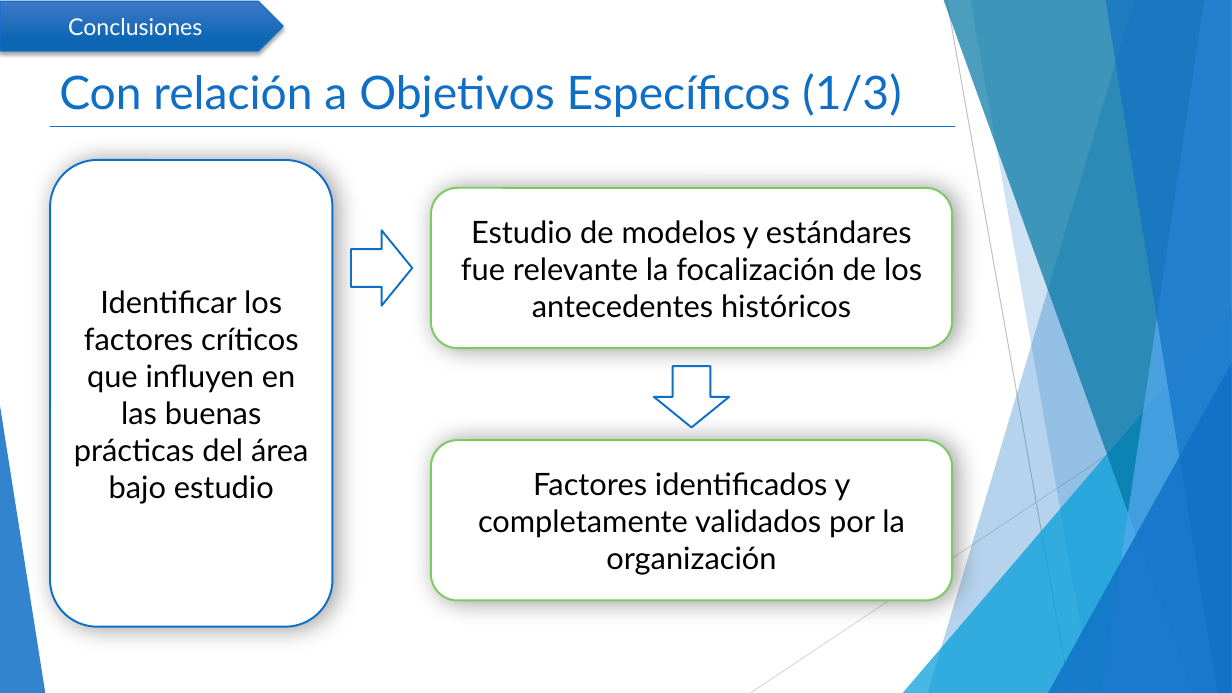
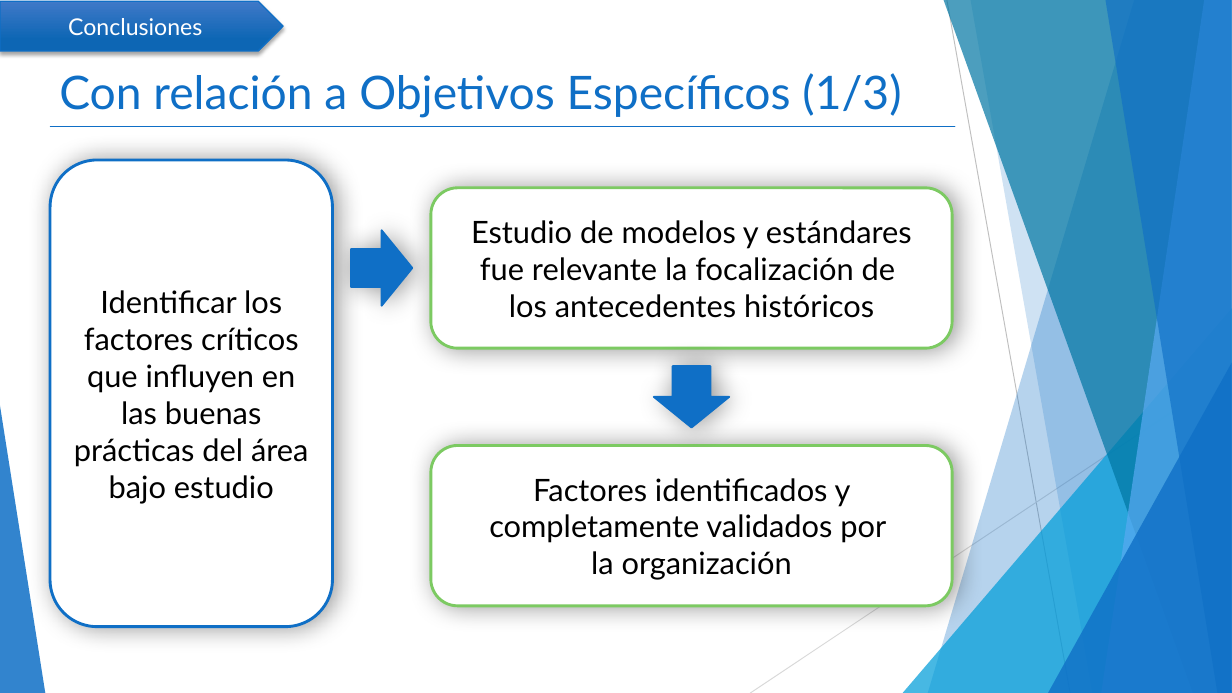
Before and after one commit to mcamara75/tituloUnap, a slide deck: slide 13 of 2018/TT IQQ 2018 Camara y Garay.pptx (slide 10 before the commit). Drawn at 1232x693 pixels with LibreOffice and Linux fonts; fonts in the diff are those of the drawing. Boxes give left, top, right and bottom in pixels: in the first picture for what was removed or moved away, otherwise in the second. Text is boxed around its words. In the diff, an @@ line names an element or a change of style, - is before the commit and + after.

```diff
--- a/2018/TT IQQ 2018 Camara y Garay.pptx
+++ b/2018/TT IQQ 2018 Camara y Garay.pptx
@@ rounded rectangle "Estudio de modelos y estándares ..." at [431,188,952,348]: outline #7CCA62 1.5 pt to #7CCA62 2.25 pt @@
@@ right arrow at [351,230,412,305]: fill #FFFFFF to #0F6FC6; shadow on @@
@@ text in rounded rectangle at [471,220,912,318]: text changed @@
-Estudio de modelos y estándares fue relevante la focalización de los antecedentes históricos
+Estudio de modelos y estándares fue relevante la focalización de
+los antecedentes históricos
@@ right arrow at [654,366,729,427]: fill #FFFFFF to #0F6FC6; shadow on @@
@@ rounded rectangle "Factores identificados y completamente validados ..." at [431,445,952,606]: outline #7CCA62 1.5 pt to #7CCA62 2.25 pt @@
@@ rounded rectangle "Factores identificados y completamente validados ...": place and size @@
-rounded rectangle "Factores identificados y completamente validados ..." at [431,440,952,601]
+rounded rectangle "Factores identificados y completamente validados ..." at [431,445,952,606]
@@ text in rounded rectangle at [489,478,886,580]: text changed @@
-Factores identificados y completamente validados por la organización
+Factores identificados y completamente validados por
+la organización
```
Also in this commit, not shown: 4 other slides changed, 4 slides added, 1 slide removed.
